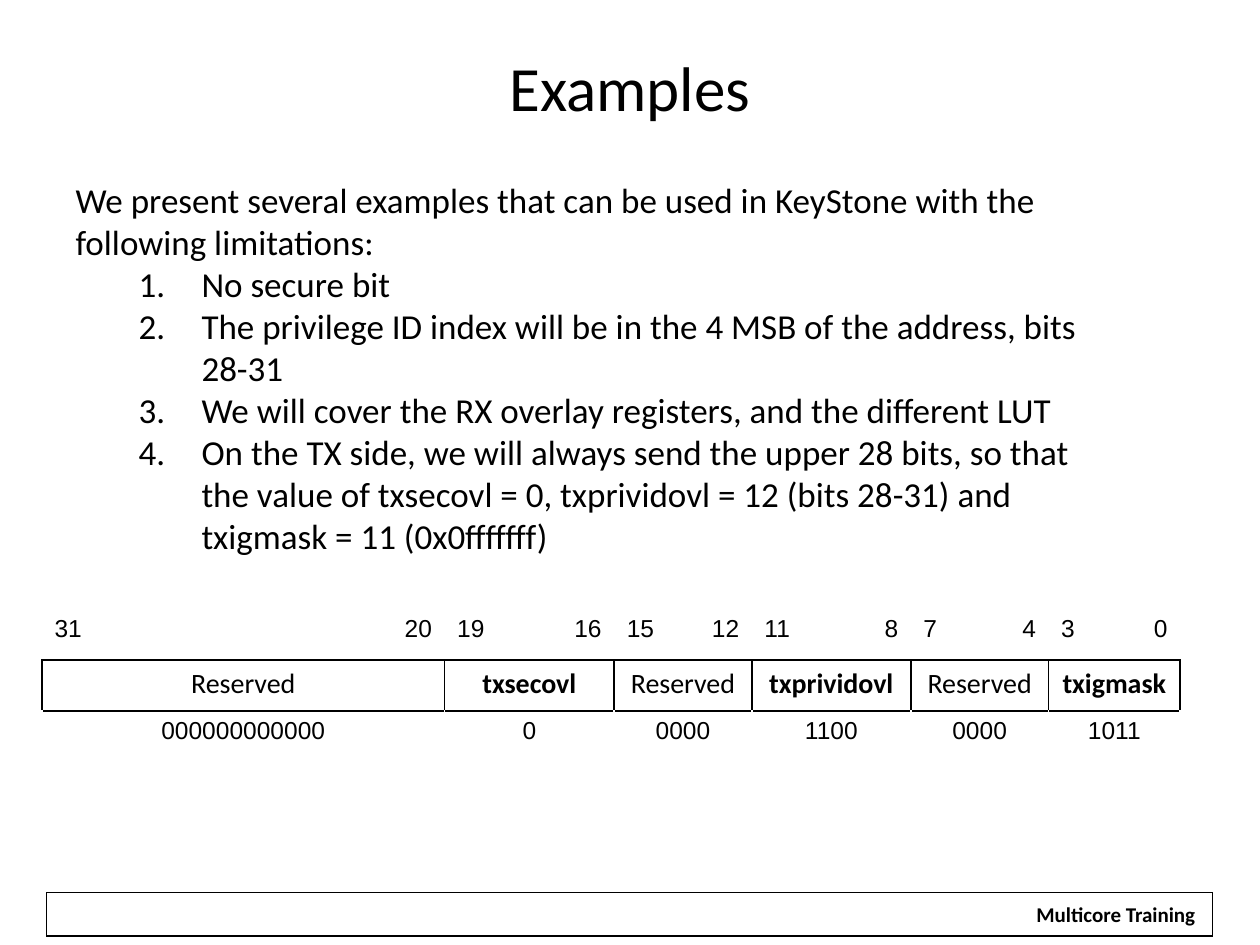
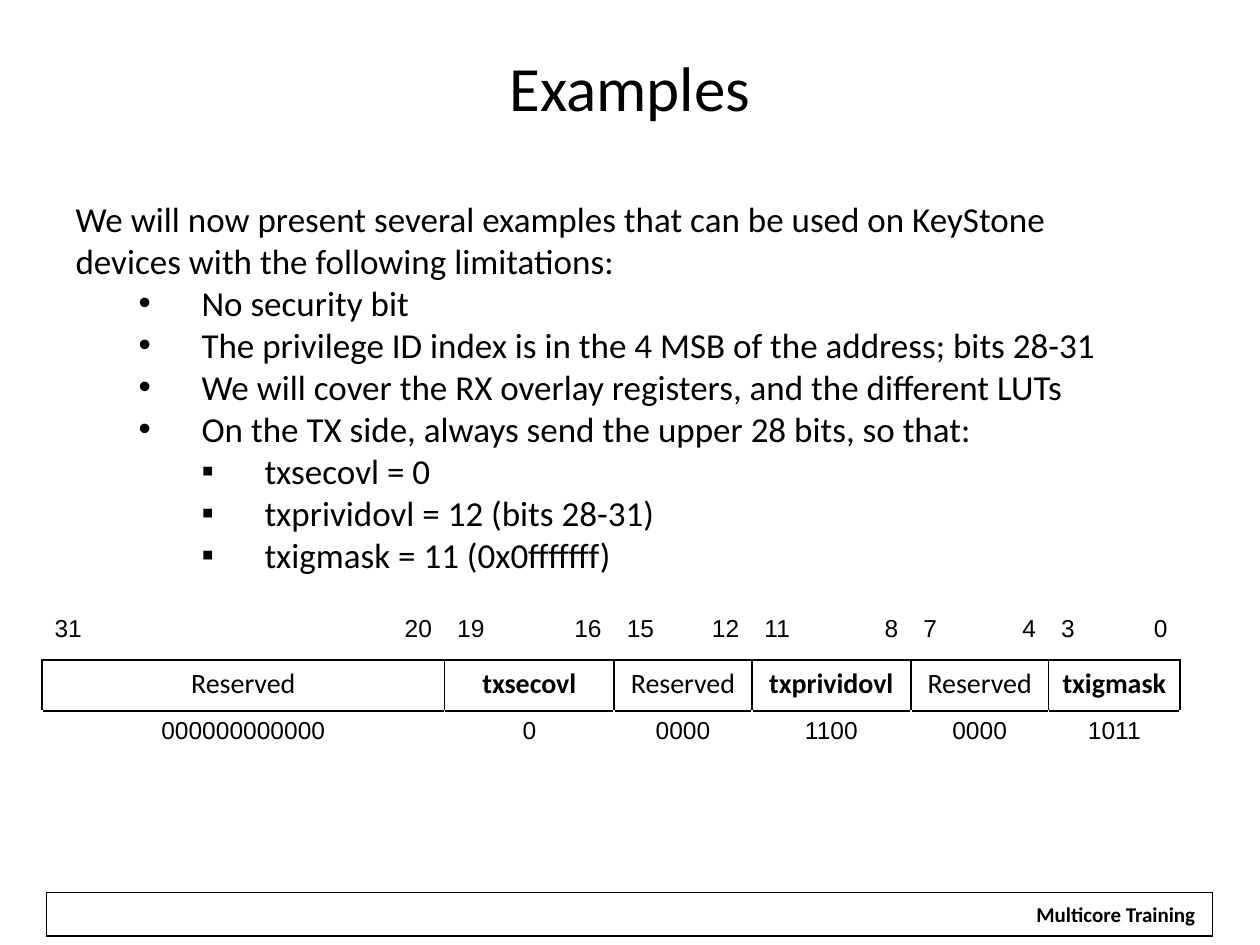
Before and after one commit to hari1989/keystone-workshop, a slide deck: slide 29 of slides/Intro to Hyperlink.pptx (slide 27 before the commit). Drawn at 1260x945 pixels with LibreOffice and Linux fonts; fonts in the diff are those of the drawing; background and template pictures are left out. Boxes give left, top, right and bottom in pixels: in the first picture for what was removed or moved away, otherwise in the second. Text is boxed around its words. In the diff, an @@ line names an element or a change of style, - is before the commit and + after.

```diff
--- a/slides/Intro to Hyperlink.pptx
+++ b/slides/Intro to Hyperlink.pptx
@@ text at [76,207,1095,574]: text changed @@
-We present several examples that can be used in KeyStone with the following limitations:
-  1. No secure bit
-  2. The privilege ID index will be in the 4 MSB of the address, bits 28-31
-  3. We will cover the RX overlay registers, and the different LUT
-  4. On the TX side, we will always send the upper 28 bits, so that the value of txsecovl = 0, txprividovl = 12 (bits 28-31) and txigmask = 11 (0x0fffffff)
+We will now present several examples that can be used on KeyStone devices with the following limitations:
+  • No security bit
+  • The privilege ID index is in the 4 MSB of the address; bits 28-31
+  • We will cover the RX overlay registers, and the different LUTs
+  • On the TX side, always send the upper 28 bits, so that:
+    ▪ txsecovl = 0
+    ▪ txprividovl = 12 (bits 28-31)
+    ▪ txigmask = 11 (0x0fffffff)
```
Also in this commit, not shown: 45 other slides changed, 3 slides added, 1 slide removed.
